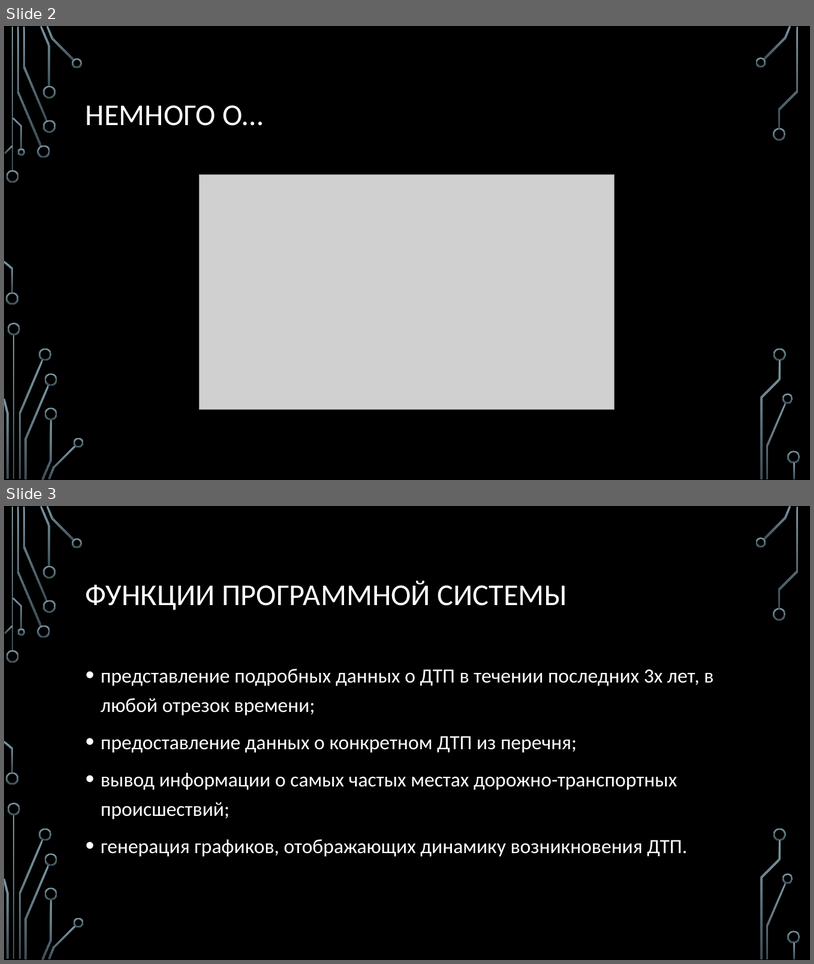
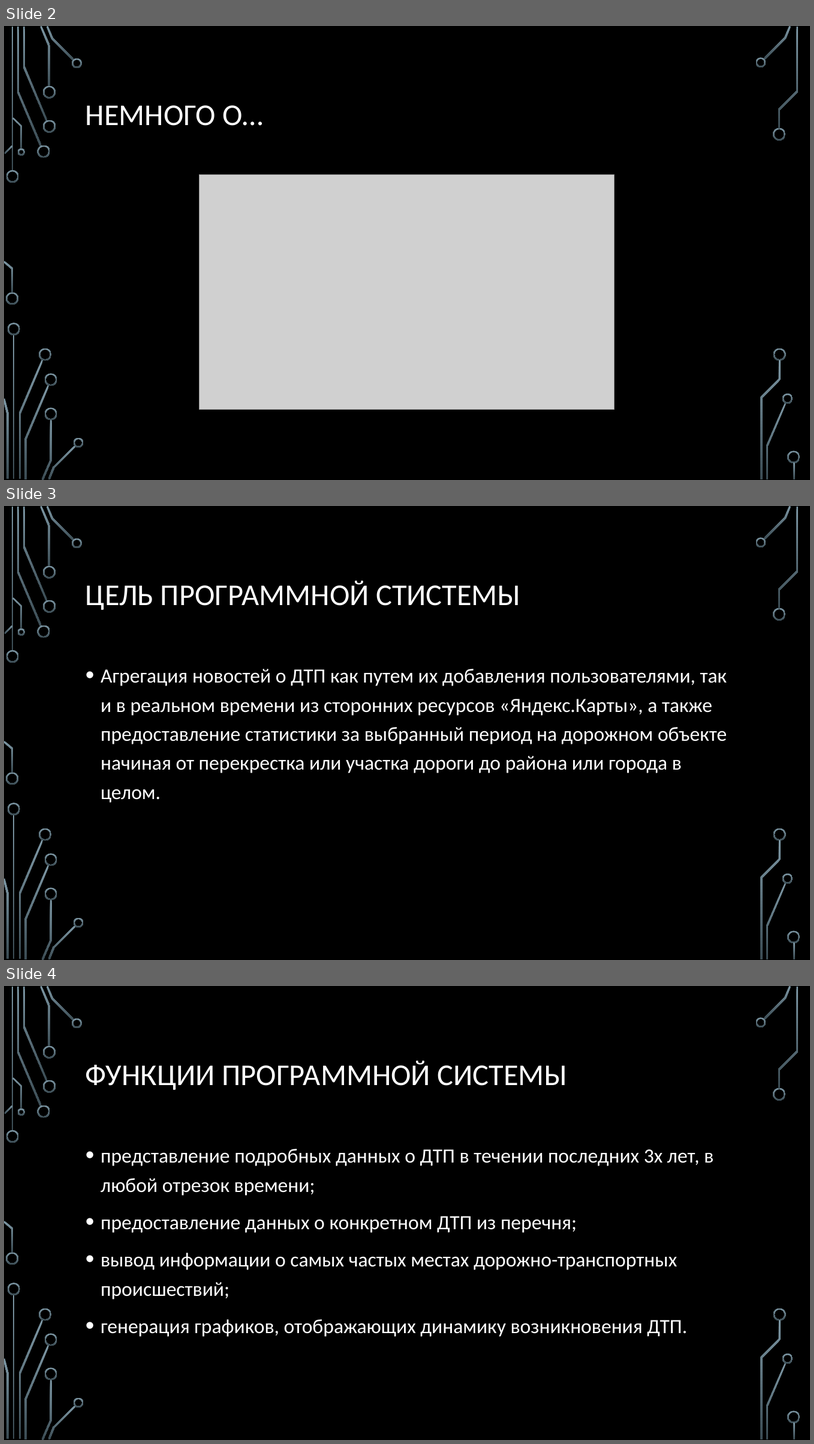
Before and after one commit to amphyzale/Distributed-Software-Systems, a slide deck: Course-Project/Car Crash Today End.pptx. Shown one above the other, each under a label of ours: slides 2 and 3 before the commit, slides 2, 3 and 4 after it. The pictures are 814x964 and 814x1444 pixels, drawn with LibreOffice and Linux fonts; fonts in the diff are those of the drawing; grey boxes stand for pictures; background and template pictures are left out. Boxes give left, top, right and bottom in pixels: in the first picture for what was removed or moved away, otherwise in the second. Text is boxed around its words. In the diff, an @@ line names an element or a change of style, - is before the commit and + after.

```diff
--- a/Course-Project/Car Crash Today End.pptx
+++ b/Course-Project/Car Crash Today End.pptx
@@ slide 3 added at (4, 506, 810, 960), background picture (left out); not listed: 36 template elements that a slide beside it also shows @@
@@ title added at (86, 580, 521, 610), 36 pt, text #FFFFFF @@
+ЦЕЛЬ ПРОГРАММНОЙ СТИСТЕМЫ
@@ text added at (101, 669, 728, 802), 24 pt, text #FFFFFF @@
+• Агрегация новостей о ДТП как путем их добавления пользователями, так и в реальном времени из сторонних ресурсов «Яндекс.Карты», а также предоставление статистики за выбранный период на дорожном объекте начиная от перекрестка или участка дороги до района или города в целом.
@@ what was slide 3 is now slide 4 @@
```
Also in this commit, not shown: 7 slides changed, 1 slide removed, 3 other files.
